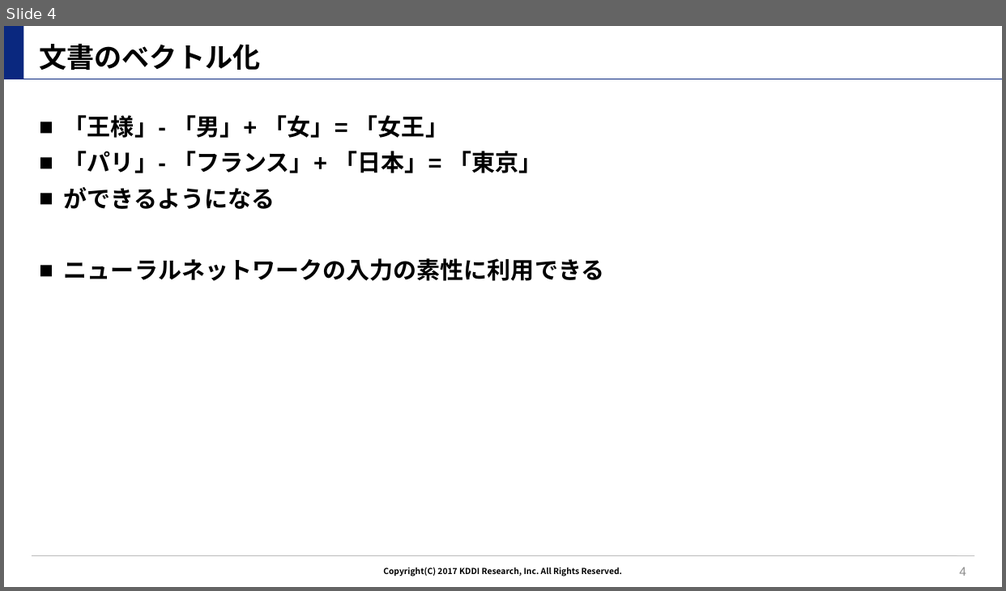
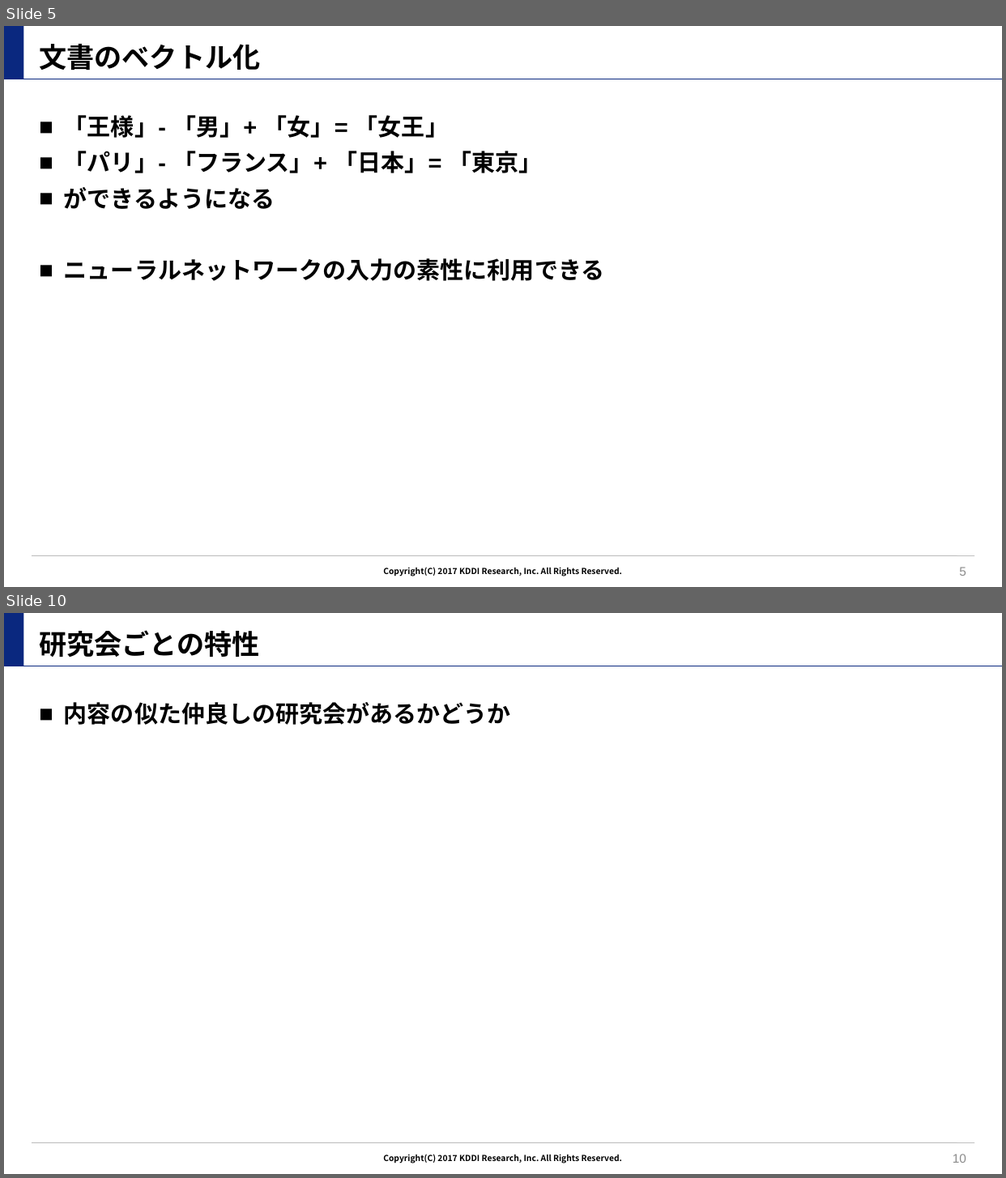
Before and after one commit to tilmitt11191/paper_graph, a slide deck: overview.pptx. Shown one above the other, each under a label of ours: slide 4 before the commit, slides 5 and 10 after it; the slides between them are not shown. The pictures are 1006x591 and 1006x1178 pixels, drawn with LibreOffice and Linux fonts; fonts in the diff are those of the drawing; background and template pictures are left out. Boxes give left, top, right and bottom in pixels: in the first picture for what was removed or moved away, otherwise in the second. Text is boxed around its words. In the diff, an @@ line names an element or a change of style, - is before the commit and + after.

```diff
--- a/overview.pptx
+++ b/overview.pptx
@@ slide 10 added at [4, 613, 1002, 1174], background #FFFFFF; not listed: 4 template elements that a slide beside it also shows @@
@@ title added at [39, 630, 260, 657], 26.7 pt, text #000000, bold @@
+研究会ごとの特性
@@ text added at [64, 702, 511, 725], 22.7 pt, text #000000, bold @@
+■ 内容の似た仲良しの研究会があるかどうか
@@ page number added at [953, 1154, 966, 1163], 12 pt, text #8C8C8C @@
+10
@@ what was slide 4 is now slide 5 @@
@@ page number at [959, 567, 966, 576]: text changed @@
-4
+5
```
Also in this commit, not shown: 1 slide changed, 8 other slides added, 1 slide removed.
